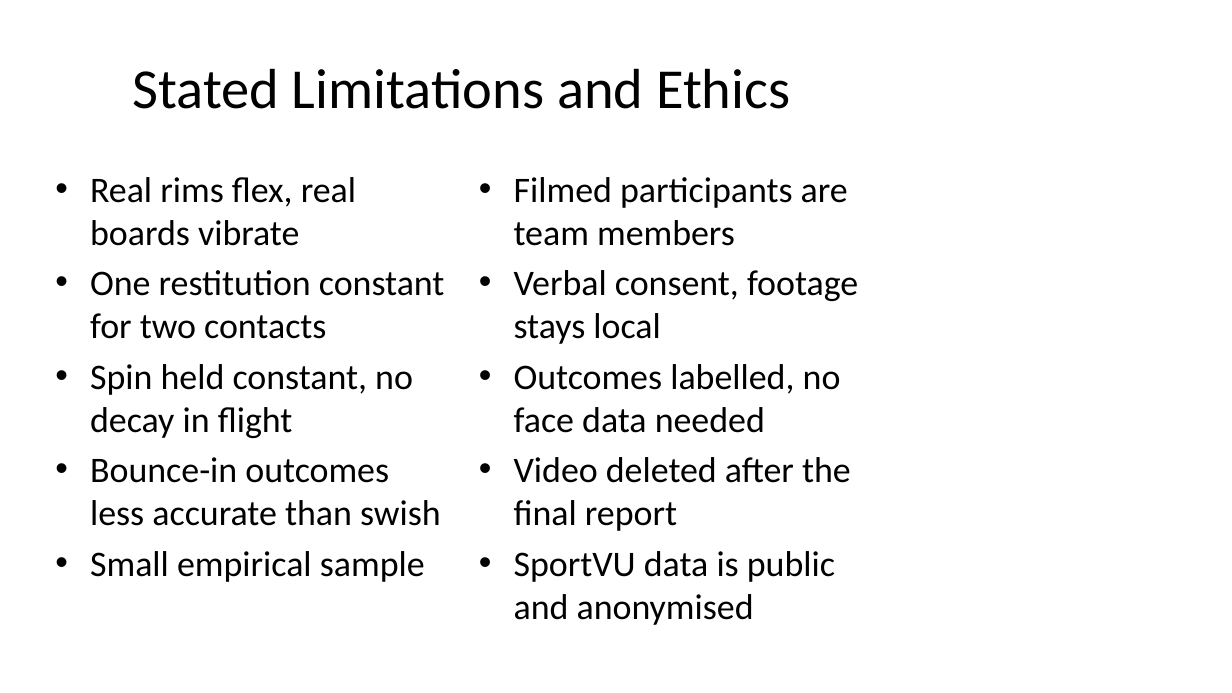
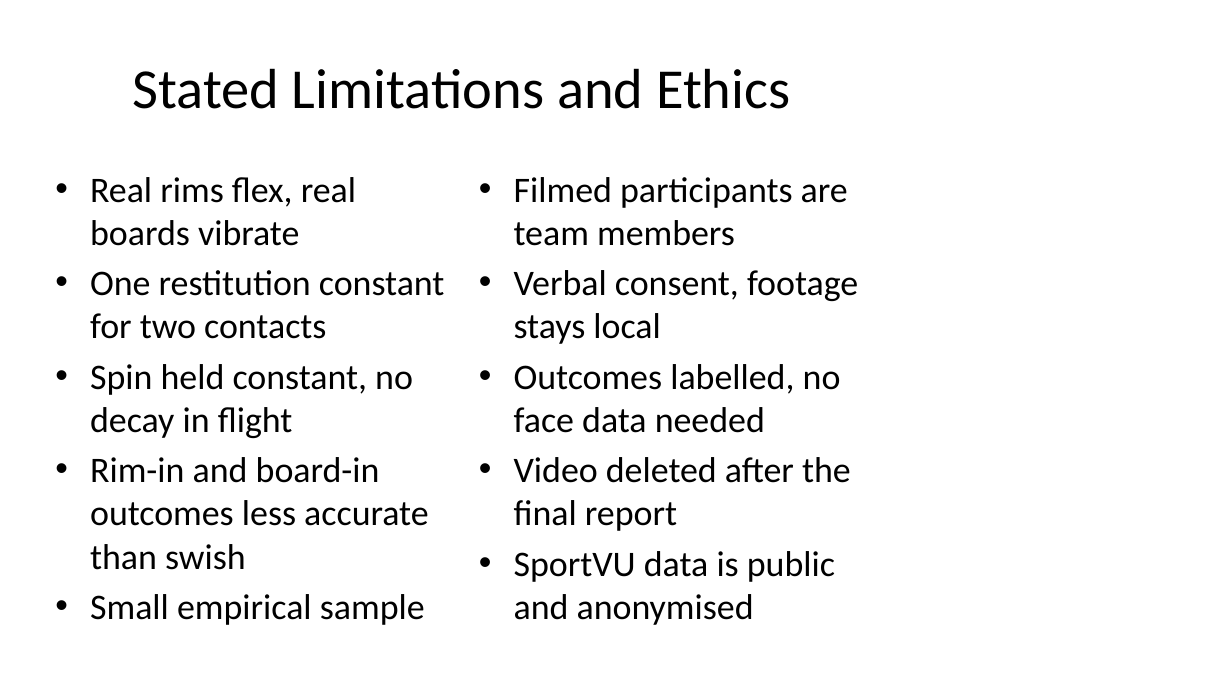
Before and after one commit to dbzyw/comp-1110-group-project, a slide deck: slide 11 of Specifications/COMP1110_Basketball_Shot_Simulation_Progress.pptx. Drawn at 1232x693 pixels with LibreOffice and Linux fonts; fonts in the diff are those of the drawing. Boxes give left, top, right and bottom in pixels: in the first picture for what was removed or moved away, otherwise in the second. Text is boxed around its words. In the diff, an @@ line names an element or a change of style, - is before the commit and + after.

```diff
--- a/Specifications/COMP1110_Basketball_Shot_Simulation_Progress.pptx
+++ b/Specifications/COMP1110_Basketball_Shot_Simulation_Progress.pptx
@@ text at [90,457,429,570]: text changed @@
-• Bounce-in outcomes less accurate than swish
+• Rim-in and board-in outcomes less accurate than swish
```
Also in this commit, not shown: 4 other slides changed, 11 other files.
